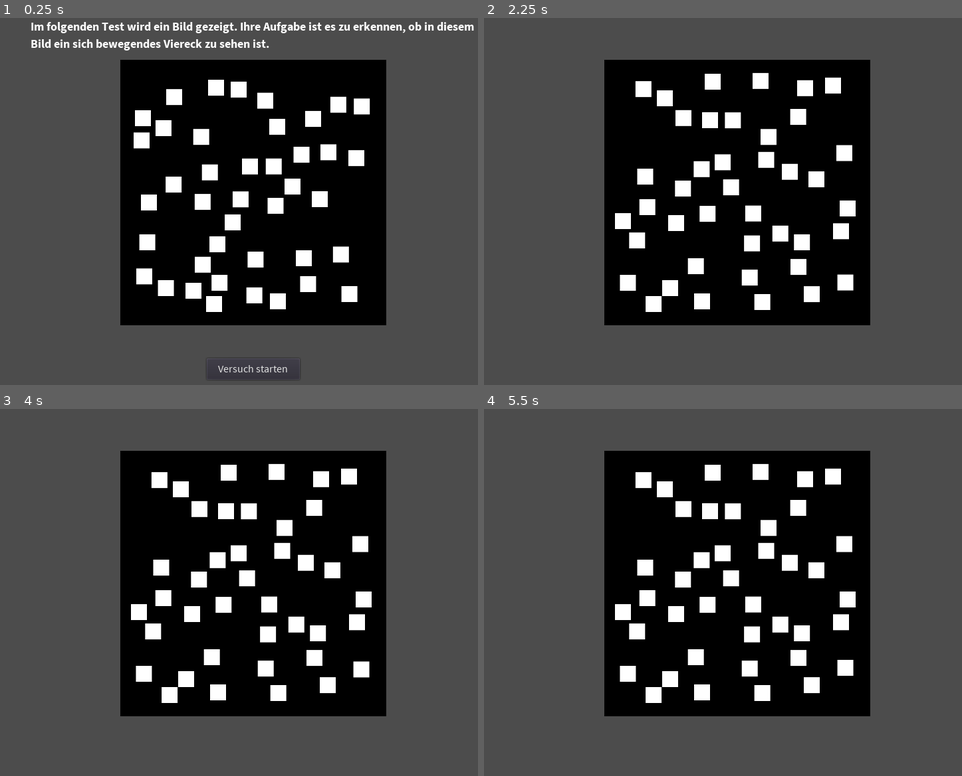
Above: before the commit, frames 1-4 (two rows, left to right).
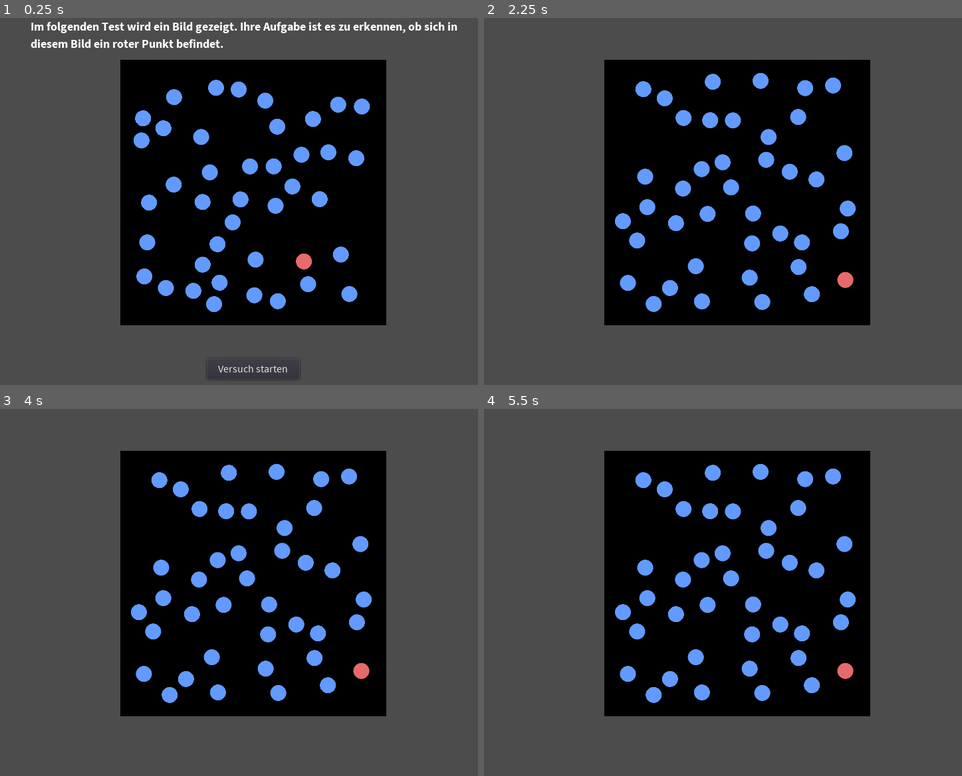
Above: after the commit, the same moments.

Repository: nevs-devs/preattentiv
Game: Godot game, scene res://Main.tscn
Two runs of this game, one before a commit and one after it. Both use one fixed random seed, a clock stepped at 60 frames per second and the inputs below.
Inputs:
- Up to frame 1 (0.25 s): no input
- Up to frame 2 (2.25 s): click "Versuch starten" at 0.5 s; tap Enter (ui_accept) at 1.25, 1.35, 1.52, 1.82, 2, 2.1 s
- Up to frame 3 (4 s): tap Enter (ui_accept) at 2.27, 2.57, 2.75, 2.85, 3.5, 3.6, 3.77 s
- Up to frame 4 (5.5 s): tap Enter (ui_accept) at 4.07, 4.25, 4.35, 4.52, 4.82, 5, 5.1, 5.27 s

The runs differ from the first frame. In frame 1, 7.0% of the frame differs, in the area x 6-100%, y 1-81%; in frame 2, 6.2%; in frame 3, 6.2%; in frame 4, 6.2%.

Commit message:
added more experiments

Diff:
--- a/Main.gd
+++ b/Main.gd
@@ -4,13 +4,17 @@
 	var subject
 	var distractors
 	var count
+	var size
+	var rotation
 	var description
 	var result_description
 
-	func _init(subject, distractors, count, description, result_description):
+	func _init(subject, distractors, count, size, rotation, description, result_description):
 		self.subject = subject
 		self.distractors = distractors
 		self.count = count
+		self.size = size
+		self.rotation = rotation
 		self.description = description
 		self.result_description = result_description
 
@@ -53,20 +57,103 @@
 func setup_experiments():
 	EXPERIMENTS = [
 		Experiment.new(
+			"red_circle",
+			["blue_circle"],
+			40,
+			0.5,
+			false,
+			"Im folgenden Test wird ein Bild gezeigt. Ihre Aufgabe ist es zu erkennen, ob " +
+			"sich in diesem Bild ein roter Punkt befindet.",
+			"Gab es einen roten Punkt?"
+		),
+
+		Experiment.new(
+			"red_circle",
+			["blue_circle"],
+			80,
+			0.3,
+			false,
+			"Im folgenden Test wird ein Bild gezeigt. Ihre Aufgabe ist es zu erkennen, ob " +
+			"sich in diesem Bild ein roter Punkt befindet.",
+			"Gab es einen roten Punkt?"
+		),
+
+		Experiment.new(
+			"red_circle",
+			["blue_circle", "red_square"],
+			40,
+			0.5,
+			false,
+			"Im folgenden Test wird ein Bild gezeigt. Ihre Aufgabe ist es zu erkennen, ob " +
+			"sich in diesem Bild ein roter Punkt befindet.",
+			"Gab es einen roten Punkt?"
+		),
+
+		Experiment.new(
+			"red_circle",
+			["blue_circle", "red_square", "blue_square"],
+			40,
+			0.5,
+			false,
+			"Im folgenden Test wird ein Bild gezeigt. Ihre Aufgabe ist es zu erkennen, ob " +
+			"sich in diesem Bild ein roter Punkt befindet.",
+			"Gab es einen roten Punkt?"
+		),
+
+		Experiment.new(
+			"closure1",
+			["closure2"],
+			40,
+			0.5,
+			true,
+			"Im folgenden Test wird ein Bild gezeigt. Ihre Aufgabe ist es zu erkennen, " +
+			"ob in diesem Bild ein sich bewegendes Viereck zu sehen ist.",
+			"Gab es ein sich bewegendes Viereck?"
+		),
+
+		Experiment.new(
 			"motion",
 			["size1"],
 			40,
-			"Im folgenden Test wird ein Bild gezeigt. Ihre Aufgabe ist es zu erkennen, " +
-			"ob in diesem Bild ein sich bewegendes Viereck zu sehen ist.",
-			"Gab es ein sich bewegendes Viereck?"
-		),
-		Experiment.new(
-			"red_circle",
-			["blue_circle"],
-			40,
-			"Im folgenden Test wird ein Bild gezeigt. Ihre Aufgabe ist es zu erkennen, ob " +
-			"sich in diesem Bild ein roter Punkt befindet.",
-			"Gab es einen roten Punkt?")
+			0.5,
+			false,
+			"Im folgenden Test wird ein Bild gezeigt. Ihre Aufgabe ist es zu erkennen, " +
+			"ob in diesem Bild ein sich bewegendes Viereck zu sehen ist.",
+			"Gab es ein sich bewegendes Viereck?"
+		),
+
+		Experiment.new(
+			"size1",
+			["motion"],
+			40,
+			0.5,
+			false,
+			"Im folgenden Test wird ein Bild gezeigt. Ihre Aufgabe ist es zu erkennen, " +
+			"ob in diesem Bild ein sich bewegendes Viereck zu sehen ist.",
+			"Gab es ein sich bewegendes Viereck?"
+		),
+
+		Experiment.new(
+			"size1",
+			["size2"],
+			40,
+			0.5,
+			false,
+			"Im folgenden Test wird ein Bild gezeigt. Ihre Aufgabe ist es zu erkennen, " +
+			"ob in diesem Bild ein sich bewegendes Viereck zu sehen ist.",
+			"Gab es ein sich bewegendes Viereck?"
+		),
+
+		Experiment.new(
+			"stretched1",
+			["stretched2"],
+			40,
+			0.5,
+			false,
+			"Im folgenden Test wird ein Bild gezeigt. Ihre Aufgabe ist es zu erkennen, " +
+			"ob in diesem Bild ein sich bewegendes Viereck zu sehen ist.",
+			"Gab es ein sich bewegendes Viereck?"
+		),
 	]
 
 func _ready():
@@ -99,7 +186,14 @@
 	$"Results".visible = false
 	mode = EXPLANATION_MODE
 	$"Show".clear()
-	$"Show".show_objects(current_experiment.subject, current_experiment.distractors, current_experiment.count, true)
+	$"Show".show_objects(
+		current_experiment.subject,
+		current_experiment.distractors,
+		current_experiment.count,
+		true,
+		current_experiment.size,
+		current_experiment.rotation
+	)
 
 func start_countdown():
 	$"Countdown".visible = true
@@ -109,7 +203,14 @@
 	$"Show".clear()
 	setup_current_experiment()
 	var current_experiment = get_current_experiment()
-	$"Show".show_objects(current_experiment.subject, current_experiment.distractors, current_experiment.count, subject_included)
+	$"Show".show_objects(
+		current_experiment.subject,
+		current_experiment.distractors,
+		current_experiment.count,
+		subject_included,
+		current_experiment.size,
+		current_experiment.rotation
+	)
 	time_counter = COUNTDOWN_TIME
 	mode = COUNTDOWN_MODE
 
